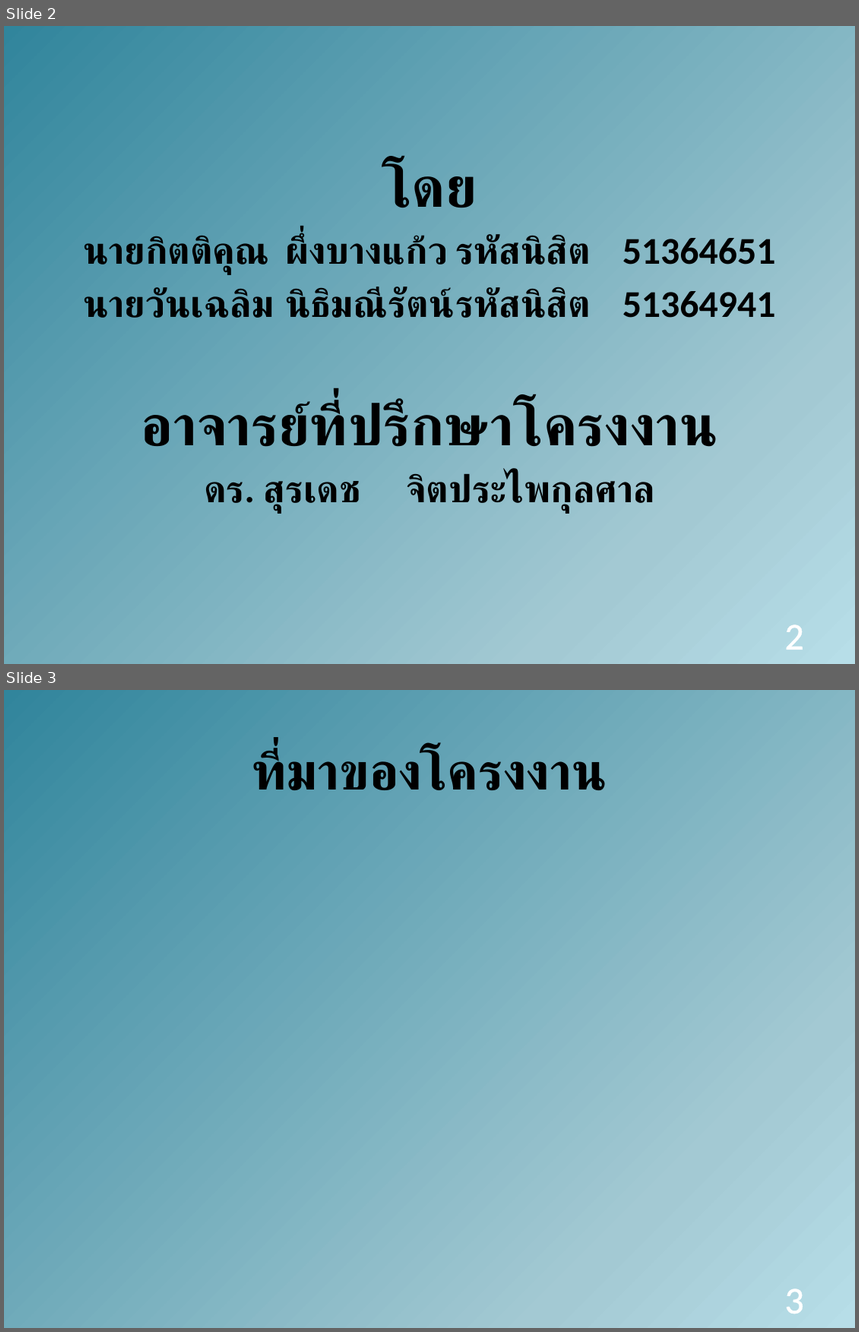
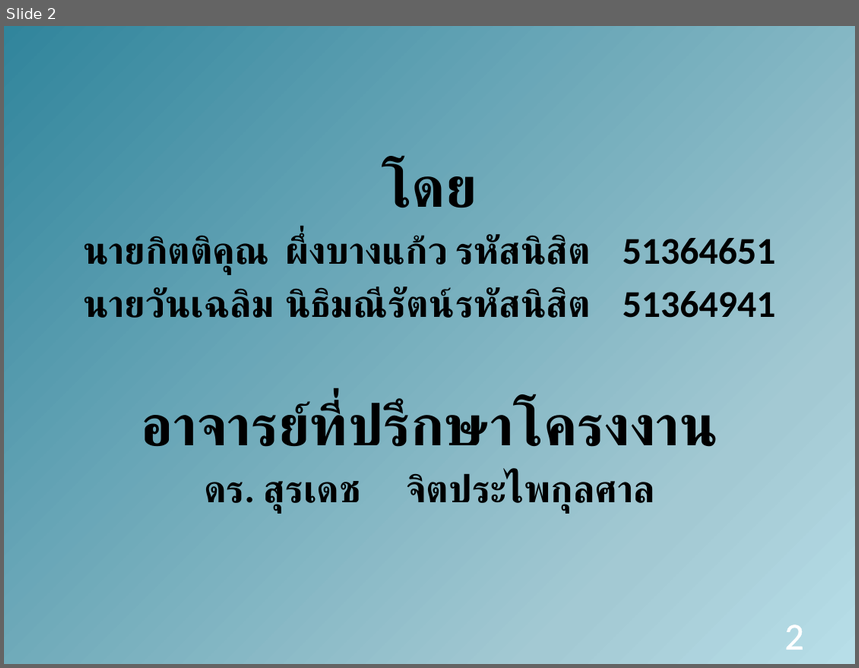
Before and after one commit to amfeelgood/Senior_Project, a slide deck: Doc/ProjectPresentation1.pptx. Shown one above the other, each under a label of ours: slides 2 and 3 before the commit, slide 2 after it. The pictures are 859x1332 and 859x668 pixels, drawn with LibreOffice and Linux fonts; fonts in the diff are those of the drawing. Boxes give left, top, right and bottom in pixels: in the first picture for what was removed or moved away, otherwise in the second. Text is boxed around its words. In the diff, an @@ line names an element or a change of style, - is before the commit and + after.

```diff
--- a/Doc/ProjectPresentation1.pptx
+++ b/Doc/ProjectPresentation1.pptx
@@ slide 3 removed at (4, 690, 855, 1328), background gradient #B7DEE8 to #A3C9D3 to #31859C to #FFFFFF to #FFEBFA @@
@@ title removed at (252, 749, 607, 790) @@
-ที่มาของโครงงาน
@@ page number removed at (785, 1289, 804, 1314) @@
-3
```
Also in this commit, not shown: 8 slides changed, 1 other slide removed.
